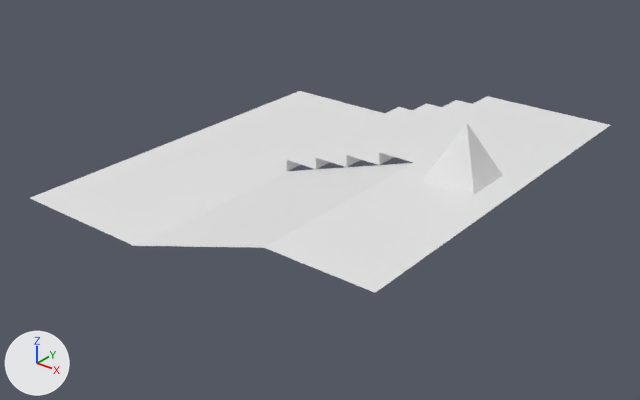
Before and after pictures for a commit that changed the Blender file assets/models/raw/groundplane.blend.
One viewpoint serves both versions: a camera (50 mm lens) standing at (19.6, -24.8, 14.6) and looking at (0.5, -1.0, -0.2). Lighting does not change. The marker at lower left points along +X, +Y and +Z. The older version comes first.

Names of what the first picture shows: 'NavTestTerrain'.
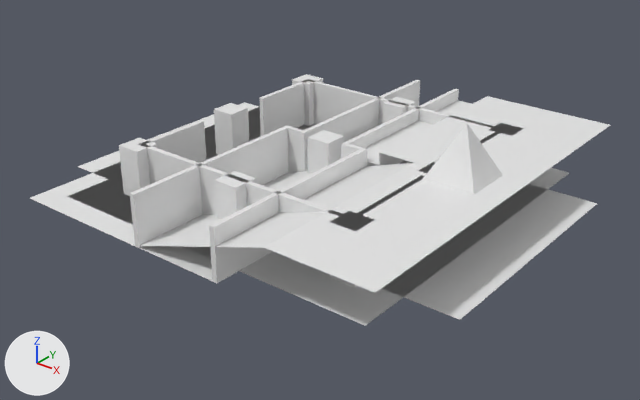
Commit message: chore: update groundplane.blend model

The change, as a diff of the scene's bpy script:
```diff
--- a/assets/models/raw/groundplane.blend.py
+++ b/assets/models/raw/groundplane.blend.py
@@ me_gap_bridge @@
+me_gap_bridge.from_pydata([(-9.0, -5.0, 0.0), (-1.0, -5.0, 0.0), (-1.0, 5.0, 0.0), (-9.0, 5.0, 0.0), (1.0, -5.0, 0.0), (9.0, -5.0, 0.0), (9.0, 5.0, 0.0), (1.0, 5.0, 0.0), (-1.0, -1.0, 0.0), (1.0, -1.0, 0.0), (1.0, 1.0, 0.0), (-1.0, 1.0, 0.0)], [], [(0, 1, 2, 3), (4, 5, 6, 7), (8, 9, 10, 11)])
@@ me_corridor @@
+me_corridor.from_pydata(...)  # 56 vertices, 38 faces; spans x -2.0..2.0, y -8.0..8.0, z 0.0..2.0
@@ me_pillars @@
+me_pillars.from_pydata(...)  # 76 vertices, 55 faces; spans x -7.0..7.0, y -7.0..7.0, z 0.0..2.0
@@ me_room_doorways @@
+me_room_doorways.from_pydata(...)  # 52 vertices, 37 faces; spans x -5.0..5.0, y -5.0..5.0, z 0.0..2.0
@@ ob_gap_bridge @@
+ob_gap_bridge = bpy.data.objects.new('gap_bridge', me_gap_bridge)
+ob_gap_bridge.location = (0.0, 0.0, 0.0)
@@ ob_corridor @@
+ob_corridor = bpy.data.objects.new('corridor', me_corridor)
+ob_corridor.location = (0.0, 0.0, 0.0)
@@ ob_pillars @@
+ob_pillars = bpy.data.objects.new('pillars', me_pillars)
+ob_pillars.location = (0.0, 0.0, 0.0)
@@ ob_room_doorways @@
+ob_room_doorways = bpy.data.objects.new('room_doorways', me_room_doorways)
+ob_room_doorways.location = (0.0, 0.0, 0.0)
```

Changed parts and their boxes [x1, y1, x2, y2] in the pictures (640 x 400 px):
'corridor', added
    after: [130, 80, 459, 283]
'pillars', added
    after: [68, 74, 569, 326]
'gap_bridge', added
    after: [78, 102, 597, 320]
'room_doorways', added
    after: [139, 79, 506, 221]
